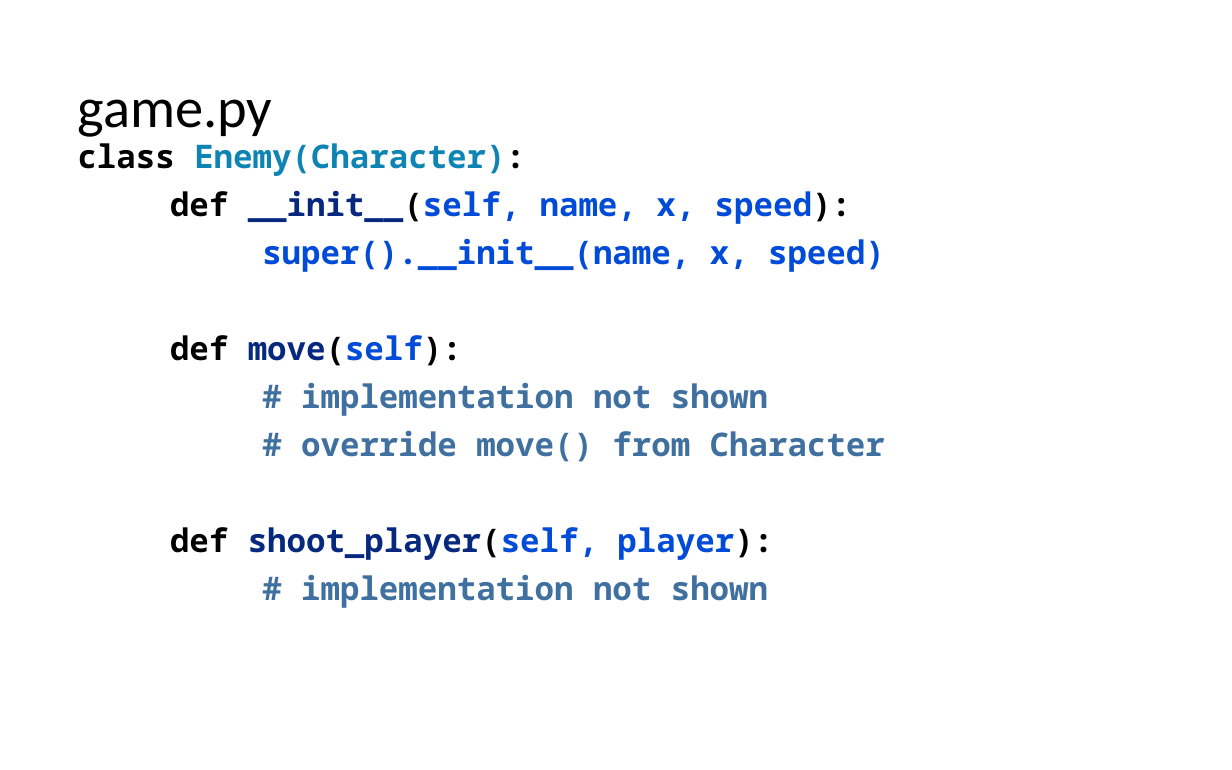
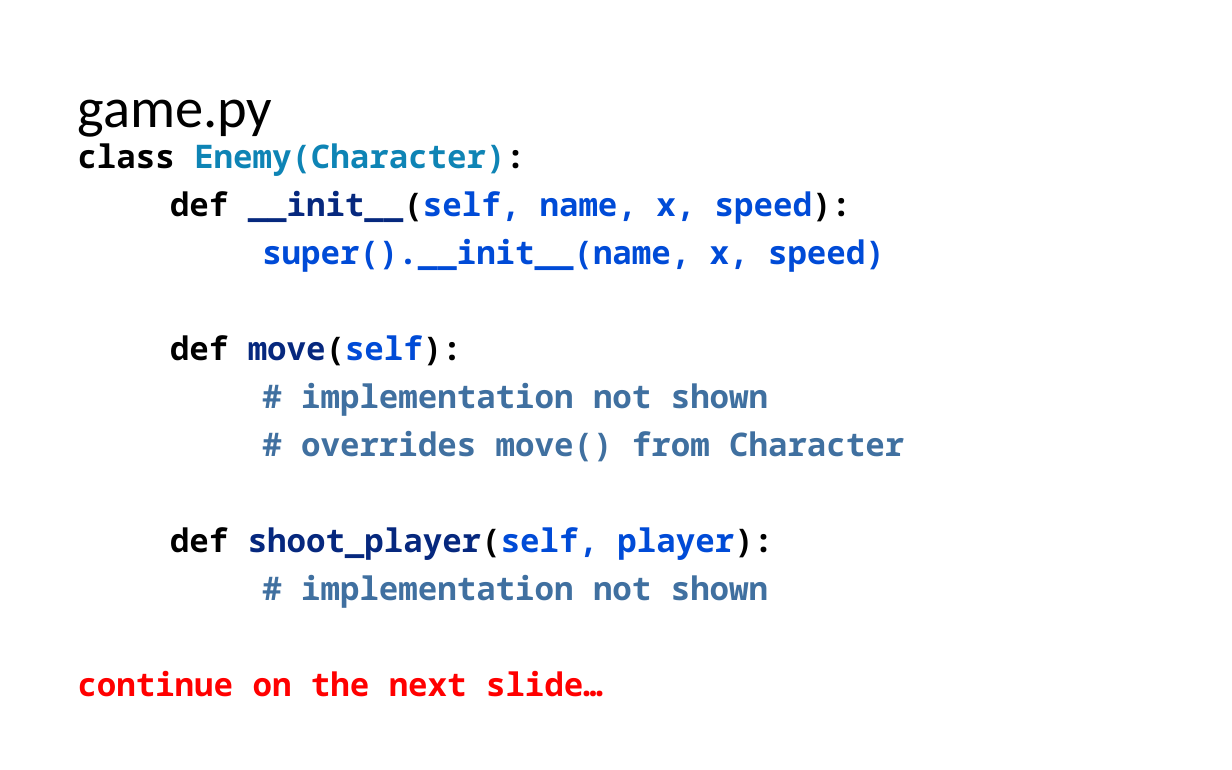
Before and after one commit to LongBaoNguyen/longbaonguyen.github.io, a slide deck: slide 16 of courses/apcsp/lect9.pptx (slide 14 before the commit). Drawn at 1232x770 pixels with LibreOffice and Linux fonts; fonts in the diff are those of the drawing. Boxes give left, top, right and bottom in pixels: in the first picture for what was removed or moved away, otherwise in the second. Text is boxed around its words. In the diff, an @@ line names an element or a change of style, - is before the commit and + after.

```diff
--- a/courses/apcsp/lect9.pptx
+++ b/courses/apcsp/lect9.pptx
@@ text at (301,431,904,462): text changed @@
-# override move() from Character
+# overrides move() from Character
@@ text at (78,670,603,697): paragraph added @@
+continue on the next slide…
```
Also in this commit, not shown: 5 other slides changed, 4 slides added, 6 other files.
